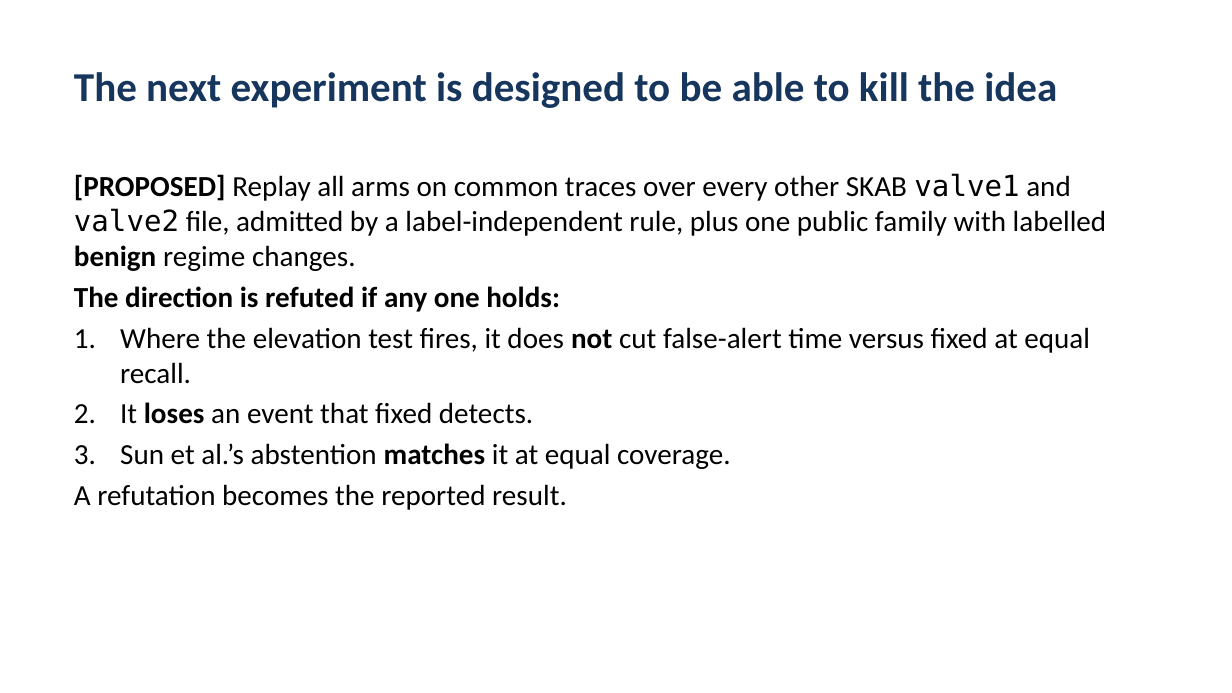
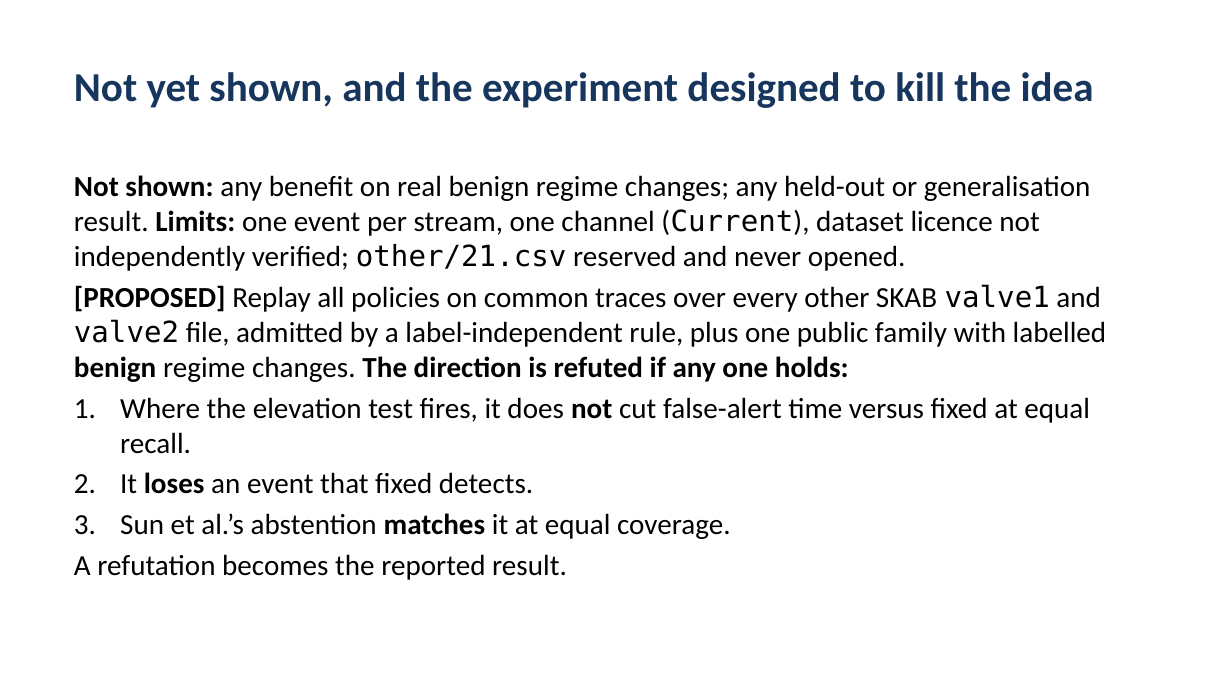
Before and after one commit to chowparty/Reliable-Alerting, a slide deck: slide 15 of deliverables/Phase-I-Slides.pptx (slide 14 before the commit). Drawn at 1232x693 pixels with LibreOffice and Linux fonts; fonts in the diff are those of the drawing. Boxes give left, top, right and bottom in pixels: in the first picture for what was removed or moved away, otherwise in the second. Text is boxed around its words. In the diff, an @@ line names an element or a change of style, - is before the commit and + after.

Commit message:
docs(deliverables): rebuild the report and the 15-slide deck
Built with scripts/build_deliverables.sh, without the logo, after every check passed. The report changes only in Figure 2's labels; the deck gains the two foundation slides. The checksums are refreshed.

```diff
--- a/deliverables/Phase-I-Slides.pptx
+++ b/deliverables/Phase-I-Slides.pptx
@@ title at bbox=[74, 72, 1094, 108]: text changed @@
-The next experiment is designed to be able to kill the idea
+Not yet shown, and the experiment designed to kill the idea
@@ text at bbox=[74, 175, 1107, 382]: text changed @@
-[PROPOSED] Replay all arms on common traces over every other SKAB valve1 and valve2 file, admitted by a label-independent rule, plus one public family with labelled benign regime changes.
-The direction is refuted if any one holds:
+Not shown: any benefit on real benign regime changes; any held-out or generalisation result. Limits: one event per stream, one channel (Current), dataset licence not independently verified; other/21.csv reserved and never opened.
+[PROPOSED] Replay all policies on common traces over every other SKAB valve1 and valve2 file, admitted by a label-independent rule, plus one public family with labelled benign regime changes. The direction is refuted if any one holds:
```
Also in this commit, not shown: 3 other slides changed, 2 slides added, 1 slide removed, 3 other files.
